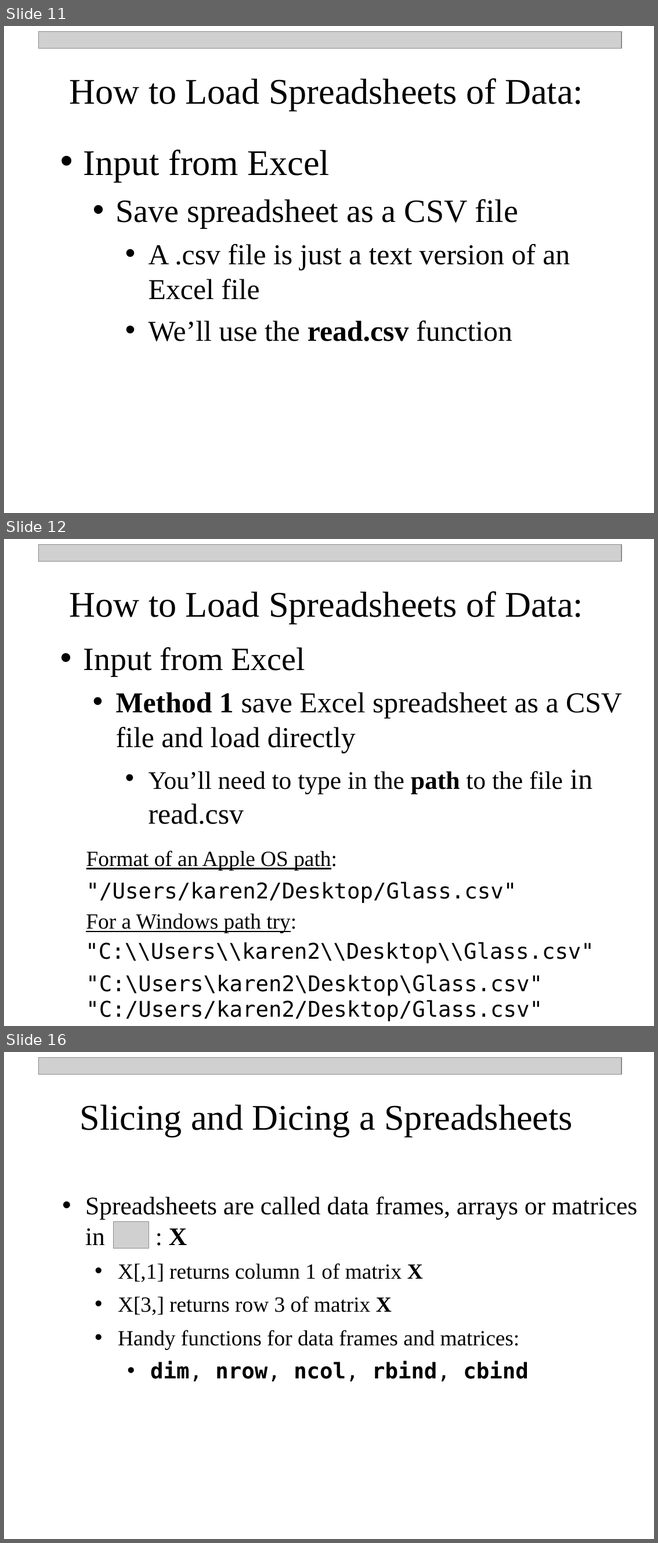
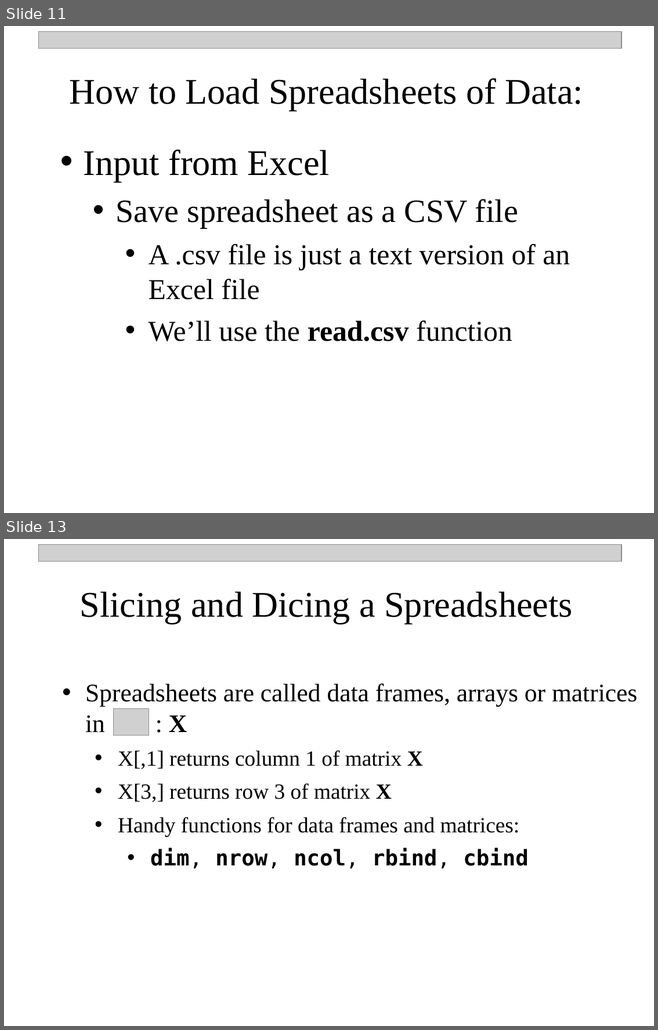
Before and after one commit to npetraco/workshop21, a slide deck: notes/day_1.pptx. Shown one above the other, each under a label of ours: slides 11, 12 and 16 before the commit, slides 11 and 13 after it; the slides between them are not shown. The pictures are 658x1543 and 658x1030 pixels, drawn with LibreOffice and Linux fonts; fonts in the diff are those of the drawing; grey boxes stand for pictures. Boxes give left, top, right and bottom in pixels: in the first picture for what was removed or moved away, otherwise in the second. Text is boxed around its words. In the diff, an @@ line names an element or a change of style, - is before the commit and + after.

```diff
--- a/notes/day_1.pptx
+++ b/notes/day_1.pptx
@@ slide 12 removed at (4,539,654,1026), background #FFFFFF @@
@@ picture removed at (38,544,621,561) @@
@@ text removed at (70,591,583,624) @@
-How to Load Spreadsheets of Data:
@@ text removed at (83,647,622,824) @@
-  • Input from Excel
-    • Method 1 save Excel spreadsheet as a CSV file and load directly
-      • You’ll need to type in the path to the file in read.csv
@@ text removed at (86,850,337,870) @@
-Format of an Apple OS path:
@@ text removed at (86,882,517,903) @@
-"/Users/karen2/Desktop/Glass.csv"
@@ text removed at (86,914,296,933) @@
-For a Windows path try:
@@ text removed at (85,942,593,964) @@
-"C:\\Users\\karen2\\Desktop\\Glass.csv"
@@ text removed at (86,975,542,1022) @@
-"C:\Users\karen2\Desktop\Glass.csv"
-"C:/Users/karen2/Desktop/Glass.csv"
@@ what was slide 16 is now slide 13 @@
```
Also in this commit, not shown: 2 slides changed, 2 other slides removed, 6 other files.
